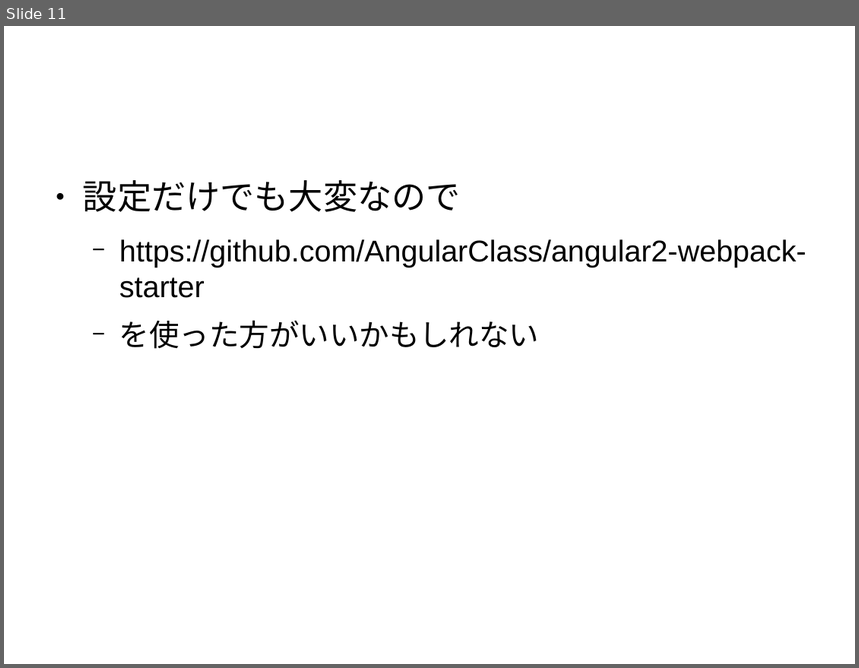
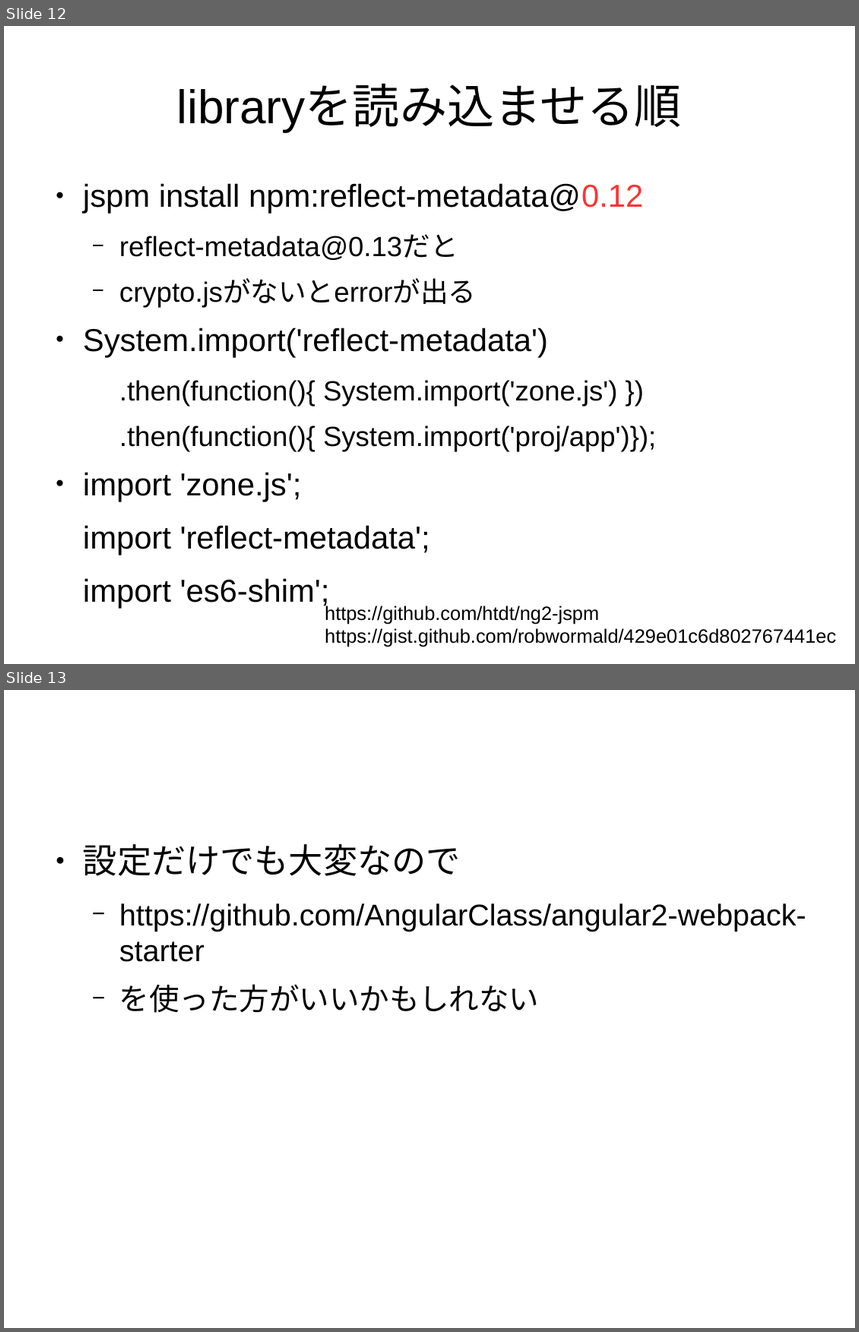
Before and after one commit to sallop/til, a slide deck: angular2の紹介.odp. Shown one above the other, each under a label of ours: slide 11 before the commit, slides 12 and 13 after it. The pictures are 859x668 and 859x1332 pixels, drawn with LibreOffice and Linux fonts; fonts in the diff are those of the drawing. Boxes give left, top, right and bottom in pixels: in the first picture for what was removed or moved away, otherwise in the second. Text is boxed around its words. In the diff, an @@ line names an element or a change of style, - is before the commit and + after.

```diff
--- a/angular2の紹介.odp
+++ b/angular2の紹介.odp
@@ slide 12 added at box(4, 26, 855, 664), background #FFFFFF @@
@@ title added at box(177, 85, 682, 132), 44 pt, text #000000 @@
+libraryを読み込ませる順
@@ text added at box(83, 183, 656, 555), 25.9 pt, text #000000 @@
+● jspm install npm:reflect-metadata@0.12
+  − reflect-metadata@0.13だと
+  − crypto.jsがないとerrorが出る
+● System.import('reflect-metadata')
+  .then(function(){ System.import('zone.js') })
+  .then(function(){ System.import('proj/app')});
+● import 'zone.js';
+import 'reflect-metadata';
+import 'es6-shim';
@@ text added at box(325, 604, 836, 648), 18 pt, text #000000 @@
+https://github.com/htdt/ng2-jspm
+https://gist.github.com/robwormald/429e01c6d802767441ec
@@ what was slide 11 is now slide 13 @@
```
Also in this commit, not shown: 2 slides changed, 2 other slides added.
